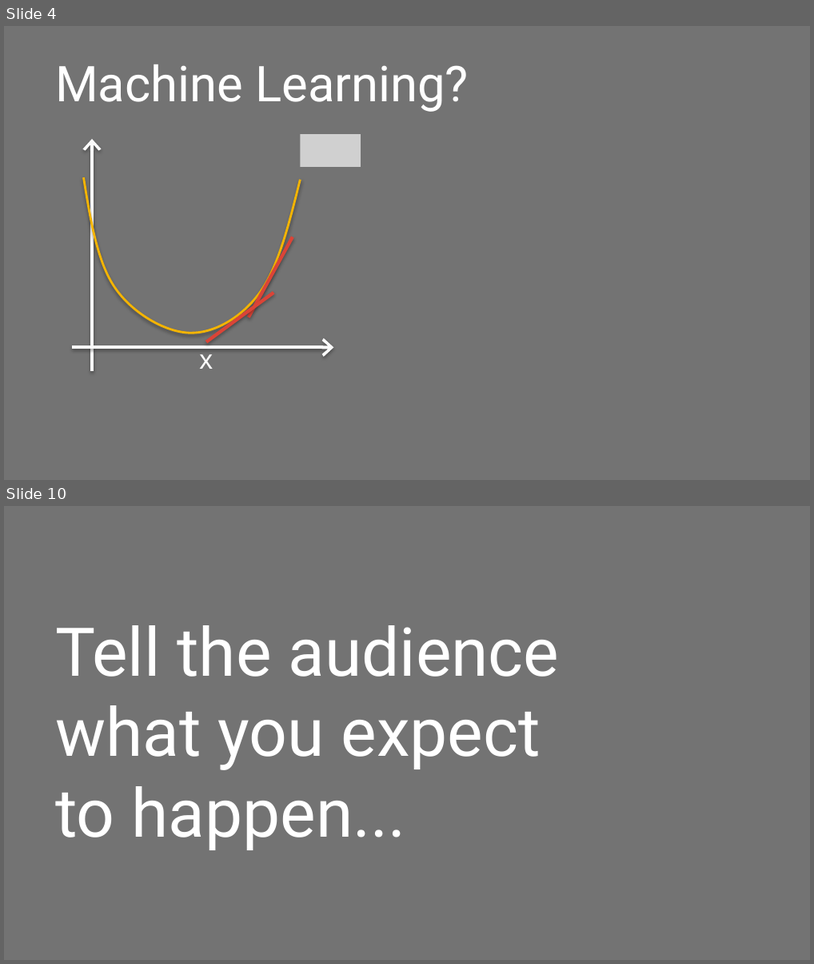
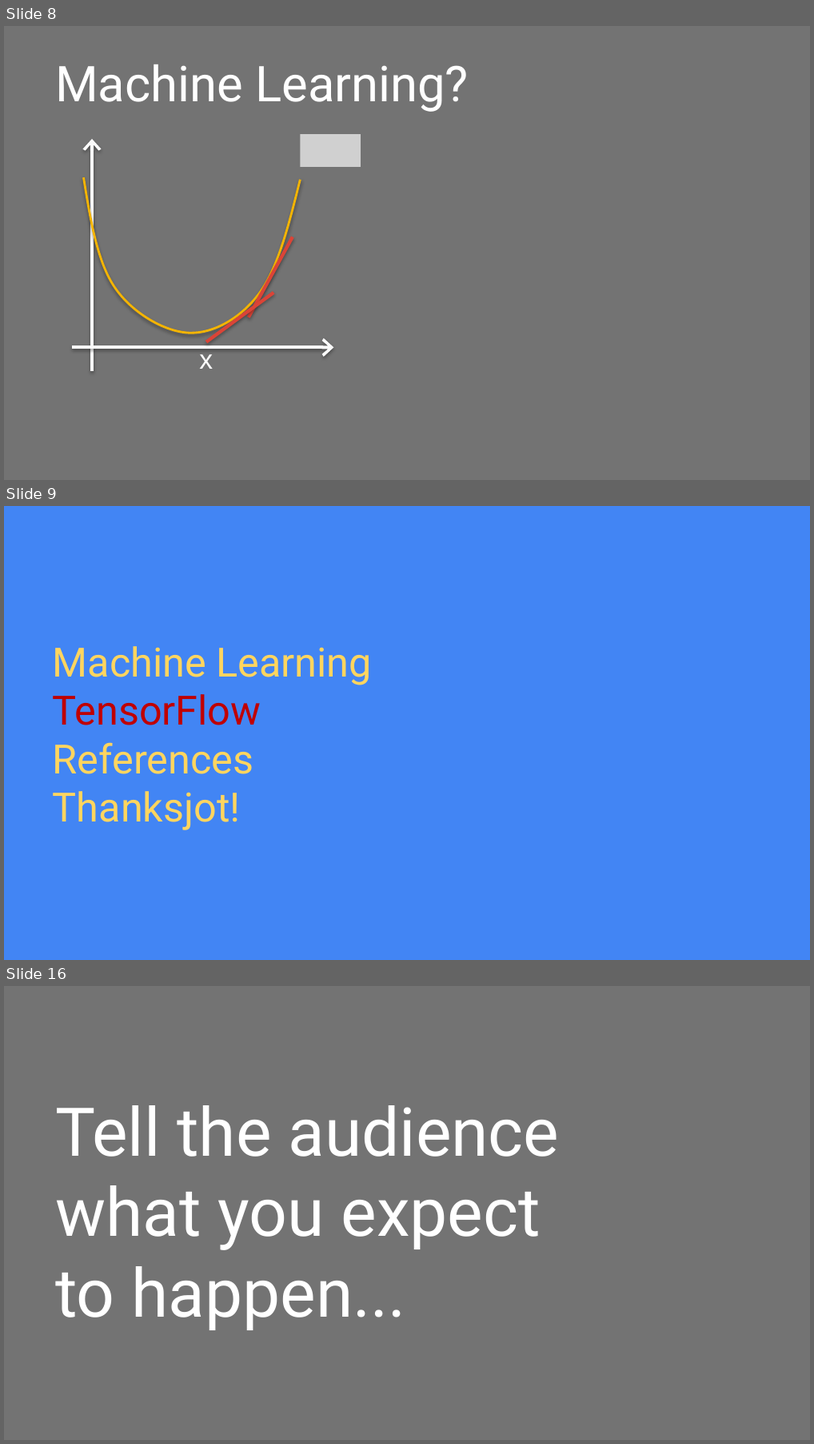
Before and after one commit to juxiangwu/ML, a slide deck: TensorFlow.pptx. Shown one above the other, each under a label of ours: slides 4 and 10 before the commit, slides 8, 9 and 16 after it; the slides between them are not shown. The pictures are 814x964 and 814x1444 pixels, drawn with LibreOffice and Linux fonts; fonts in the diff are those of the drawing; grey boxes stand for pictures. Boxes give left, top, right and bottom in pixels: in the first picture for what was removed or moved away, otherwise in the second. Text is boxed around its words. In the diff, an @@ line names an element or a change of style, - is before the commit and + after.

Commit message:
Adds tensorflow related slides

```diff
--- a/TensorFlow.pptx
+++ b/TensorFlow.pptx
@@ slide 9 added at <box>4,506,810,960</box>, background #4285F4 @@
@@ title added at <box>53,646,372,830</box>, 36 pt, text #FFD55F @@
+Machine Learning
+TensorFlow
+References
+Thanksjot!
@@ what was slide 4 is now slide 8 @@
@@ what was slide 10 is now slide 16 @@
```
Also in this commit, not shown: 3 slides changed, 8 other slides added, 4 slides removed, 1 other file.
